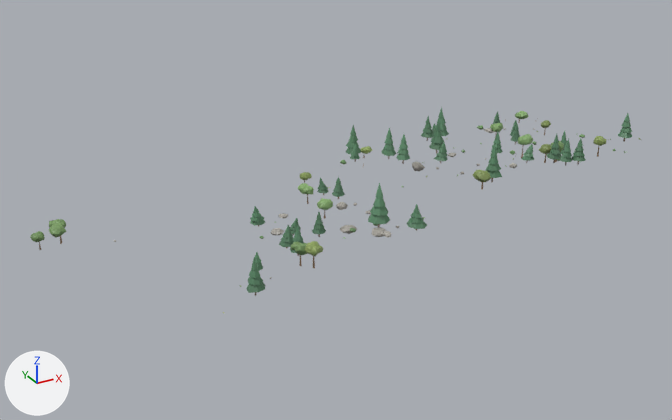
A saved change to the glTF model www/proto3d/models/beth/tidewrack_sea/land4/stage1/meshes/arch_land_scatter_c20_18.glb.
One viewpoint serves both versions: a 50 mm lens placed at (-21.0, 33.0, 156.0), pointed at (129.0, 306.0, 20.0). The lights are fixed; the arrows at lower left show +X, +Y and +Z. The picture after the commit comes second.

In view in the first picture: 'arch_land_scatter_c20_18'.
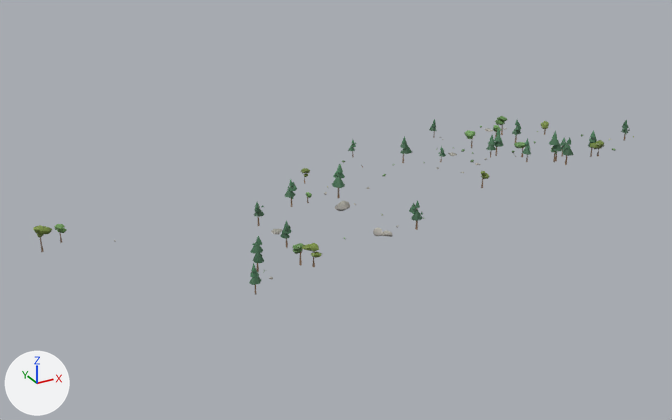
Where the change shows, as pixel boxes (x1, y1, x2, y2) in the pictures (672 x 420 px; the box of a moved part takes in the faces that stretch with it):
'arch_land_scatter_c20_18', reshaped (13% shorter): before (30, 107, 641, 313); after (33, 116, 634, 295)
part 1 of me_arch_land_scatter_c20_18, moved or reshaped (not visible before): after (464, 130, 475, 137)
part 2 of me_arch_land_scatter_c20_18, deleted: before (30, 107, 641, 313)
part 3 of me_arch_land_scatter_c20_18, moved or reshaped: before (246, 113, 632, 296); after (249, 116, 634, 295)
part 4 of me_arch_land_scatter_c20_18, moved or reshaped: before (35, 219, 116, 244); after (33, 224, 66, 252)

What the commit changed:
me_arch_land_scatter_c20_18 is used by ob_arch_land_scatter_c20_18; location (0.0, 0.0, 0.0).
me_arch_land_scatter_c20_18 had 5350 vertices, 7869 faces and spanned x 24.0..253.0, y 253.0..359.0, z 15.0..50.0.
me_arch_land_scatter_c20_18 now has 4385 vertices, 4914 faces and spans x 25.0..247.0, y 254.0..360.0, z 15.0..51.0.
me_arch_land_scatter_c20_18 part 1: the loose piece of 12 vertices spanning x 127.0..128.0, y 269.0..270.0, z 29.0..30.0 is turned 55.7 degrees about the z axis through its middle and scaled by 2.85, then moved by (75.0, 57.0, 1.0).
me_arch_land_scatter_c20_18 part 2: 208 loose pieces with 2162 vertices, spanning x 24.0..253.0, y 256.0..355.0, z 19.0..50.0, are deleted.
me_arch_land_scatter_c20_18 part 3: 277 vertices moved within x 75.0..247.0, y 255.0..358.0, z 18.0..47.0; 1915 vertices removed from x 73.0..247.0, y 253.0..359.0, z 16.0..50.0; 3144 vertices added at x 74.0..247.0, y 254.0..360.0, z 16.0..51.0.
me_arch_land_scatter_c20_18 part 4: 9 vertices moved within x 34.0..36.0, y 325.0..327.0, z 24.0..27.0; 157 vertices removed from x 25.0..53.0, y 320.0..330.0, z 15.0..28.0; 113 vertices added at x 25.0..37.0, y 317.0..328.0, z 21.0..31.0.
Other edits to the shape of me_arch_land_scatter_c20_18 do not show in these pictures.
